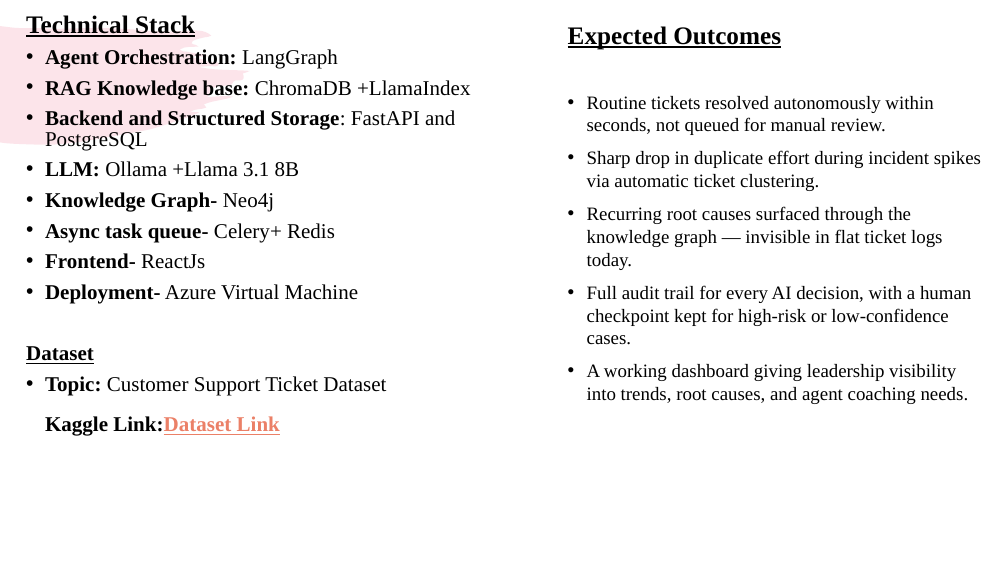
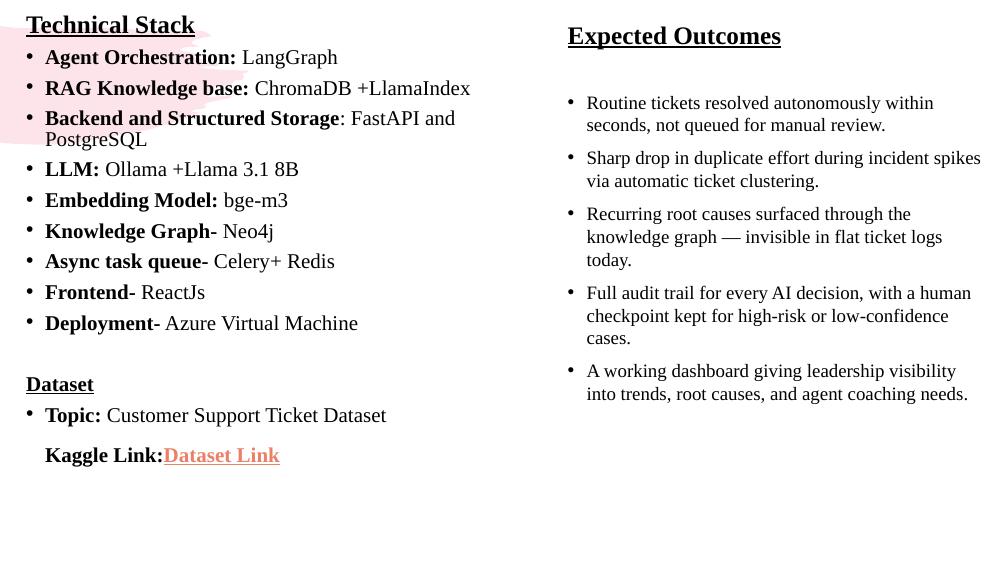
Before and after one commit to SHIBUCSE/T9938_VITV_SHIBU_P, a slide deck: slide 5 of SHIBU_P_VITV_ZEROTH_REVIEW.pptx. Drawn at 1008x567 pixels with LibreOffice and Linux fonts; fonts in the diff are those of the drawing. Boxes give left, top, right and bottom in pixels: in the first picture for what was removed or moved away, otherwise in the second. Text is boxed around its words. In the diff, an @@ line names an element or a change of style, - is before the commit and + after.

```diff
--- a/SHIBU_P_VITV_ZEROTH_REVIEW.pptx
+++ b/SHIBU_P_VITV_ZEROTH_REVIEW.pptx
@@ text at <box>45,192,288,212</box>: paragraph added @@
+• Embedding Model: bge-m3
```
